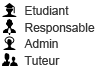
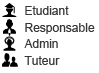
Two versions of the same layered image (99 x 73). Layer-by-layer changes:
hid "Calque 1" over left=2, top=20, right=18, bottom=67
